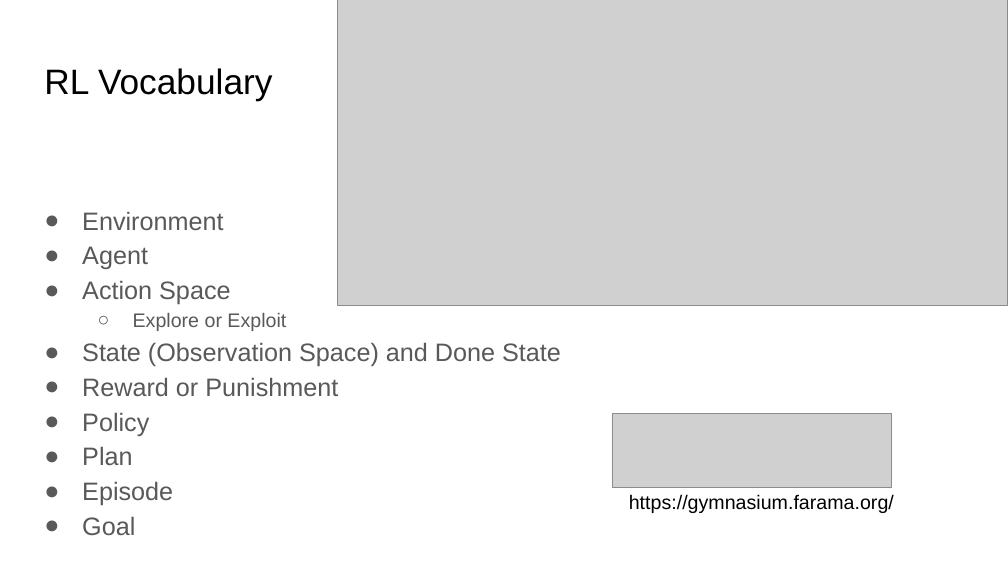
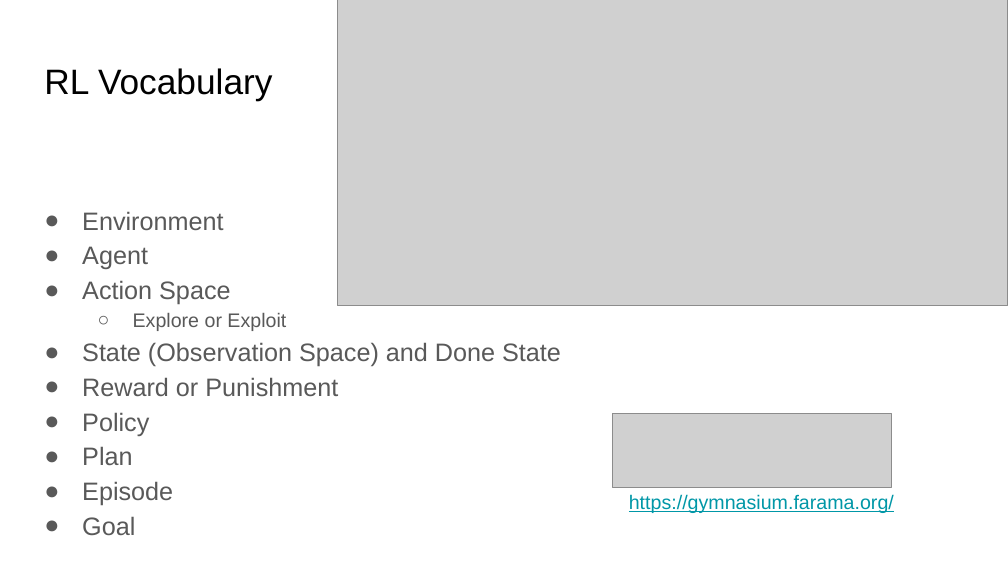
Before and after one commit to JWHPortfolio/RLTalk, a slide deck: slide 4 of Reinforcement Learning2.pptx. Drawn at 1008x567 pixels with LibreOffice and Linux fonts; fonts in the diff are those of the drawing; grey boxes stand for pictures. Boxes give left, top, right and bottom in pixels: in the first picture for what was removed or moved away, otherwise in the second. Text is boxed around its words. In the diff, an @@ line names an element or a change of style, - is before the commit and + after.

```diff
--- a/Reinforcement Learning2.pptx
+++ b/Reinforcement Learning2.pptx
@@ text "https://gymnasium.farama.org/" at (x1=629, y1=494, x2=894, y2=513): text colour #000000 to #0097A7, underline on @@
```
Also in this commit, not shown: 1 other slide changed.
